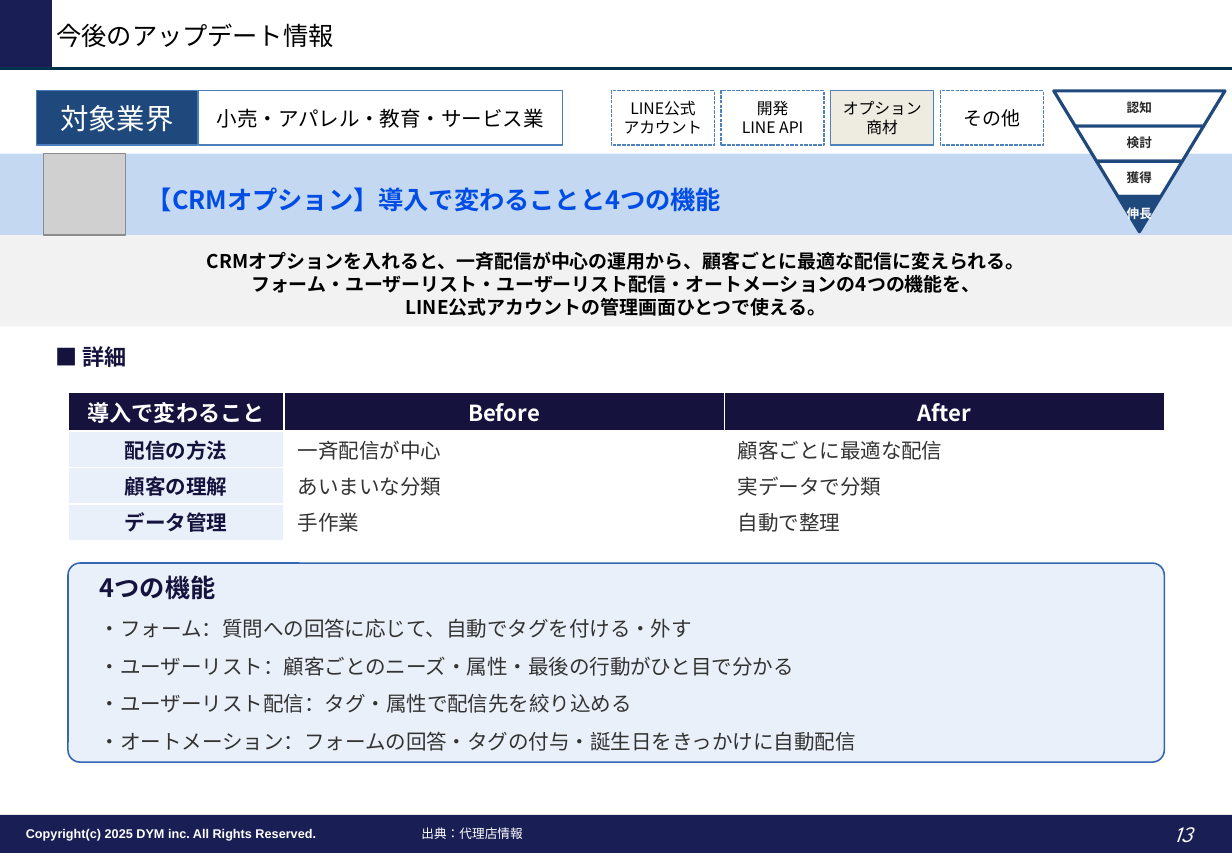
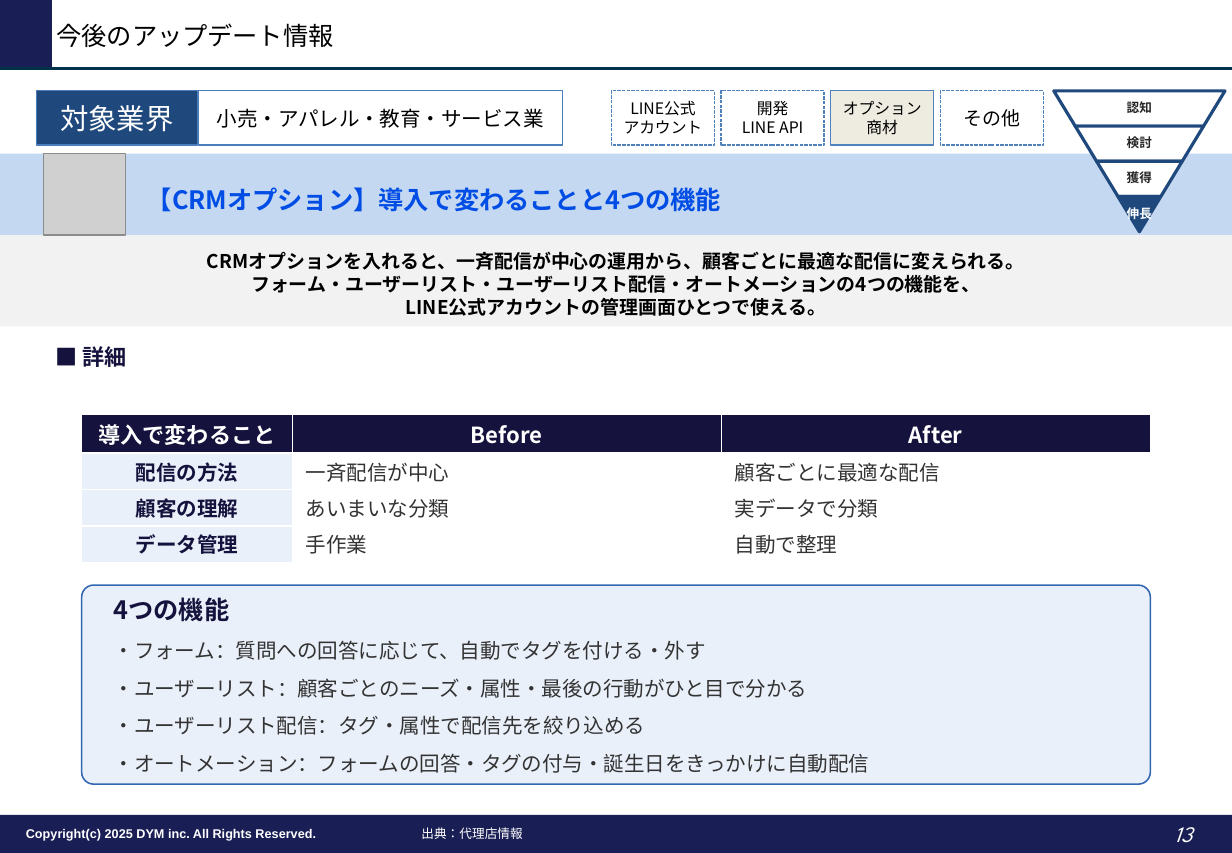
Before and after one commit to tonomura-r-dev/folder, a slide deck: slide 13 of LINEOA媒体最新情報_2026年10月トレンドレポート.pptx. Drawn at 1232x853 pixels with LibreOffice and Linux fonts; fonts in the diff are those of the drawing; grey boxes stand for pictures; background and template pictures are left out. Boxes give left, top, right and bottom in pixels: in the first picture for what was removed or moved away, otherwise in the second. Text is boxed around its words. In the diff, an @@ line names an element or a change of style, - is before the commit and + after.

```diff
--- a/LINEOA媒体最新情報_2026年10月トレンドレポート.pptx
+++ b/LINEOA媒体最新情報_2026年10月トレンドレポート.pptx
@@ table: place and size @@
-table at (68,392,1165,540)
+table at (82,414,1150,562)
@@ rounded rectangle "4つの機能": place and size @@
-rounded rectangle "4つの機能" at (68,563,1165,762)
+rounded rectangle "4つの機能" at (82,585,1151,784)
```
Also in this commit, not shown: 9 other slides changed, 1 other file.
